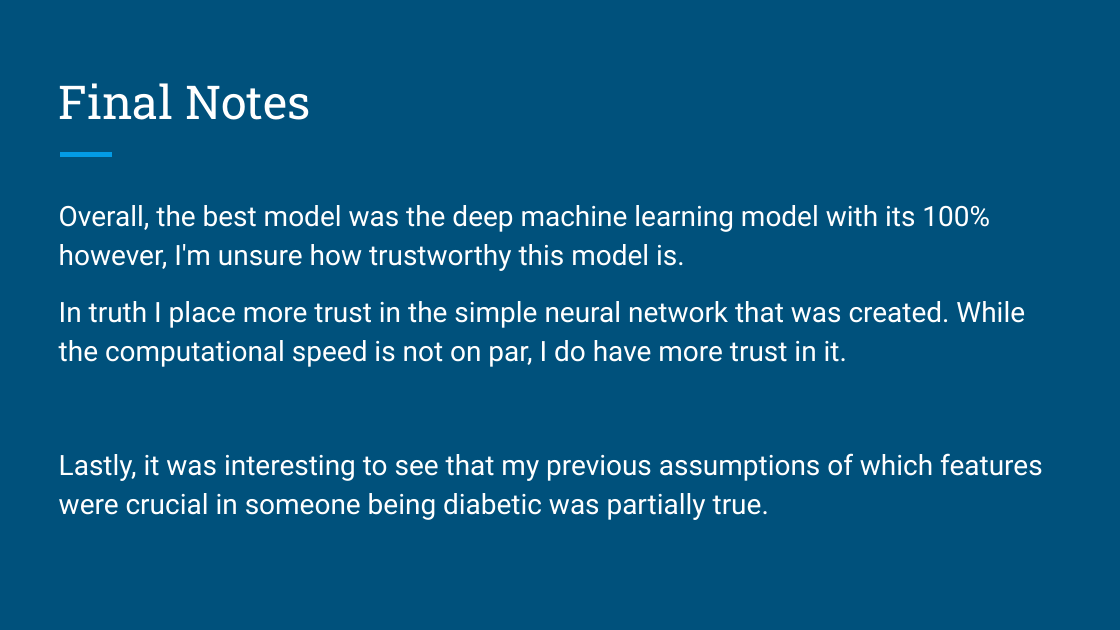
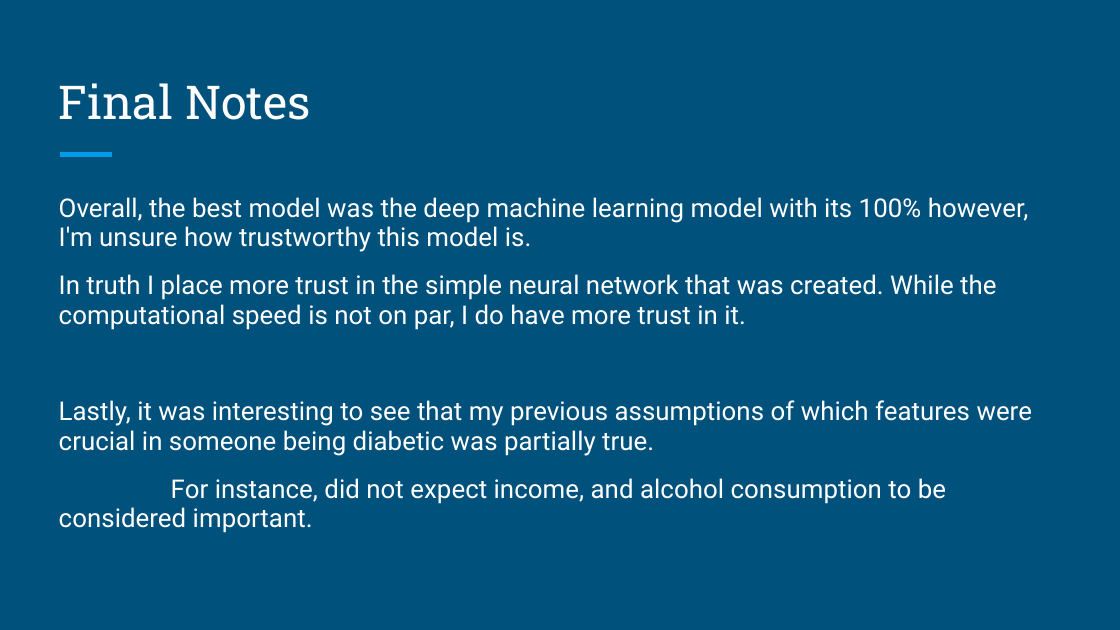
Before and after one commit to Beyond-Image/EDS-Project, a slide deck: slide 14 of Group_20_presentation.pptx (slide 13 before the commit). Drawn at 1120x630 pixels with LibreOffice and Linux fonts; fonts in the diff are those of the drawing. Boxes give left, top, right and bottom in pixels: in the first picture for what was removed or moved away, otherwise in the second. Text is boxed around its words. In the diff, an @@ line names an element or a change of style, - is before the commit and + after.

```diff
--- a/Group_20_presentation.pptx
+++ b/Group_20_presentation.pptx
@@ text at bbox=[59, 197, 1032, 456]: size 18 to 16.6 pt in "Overall, the best model was the deep ...", "In truth I place more trust in ...", "Lastly, it was interesting to see that ..."; line spacing 1.15 to 0.95; less space between paragraphs @@
@@ text at bbox=[59, 478, 946, 533]: paragraph added @@
+For instance, did not expect income, and alcohol consumption to be considered important.
```
Also in this commit, not shown: 1 other slide changed, 1 slide added.
